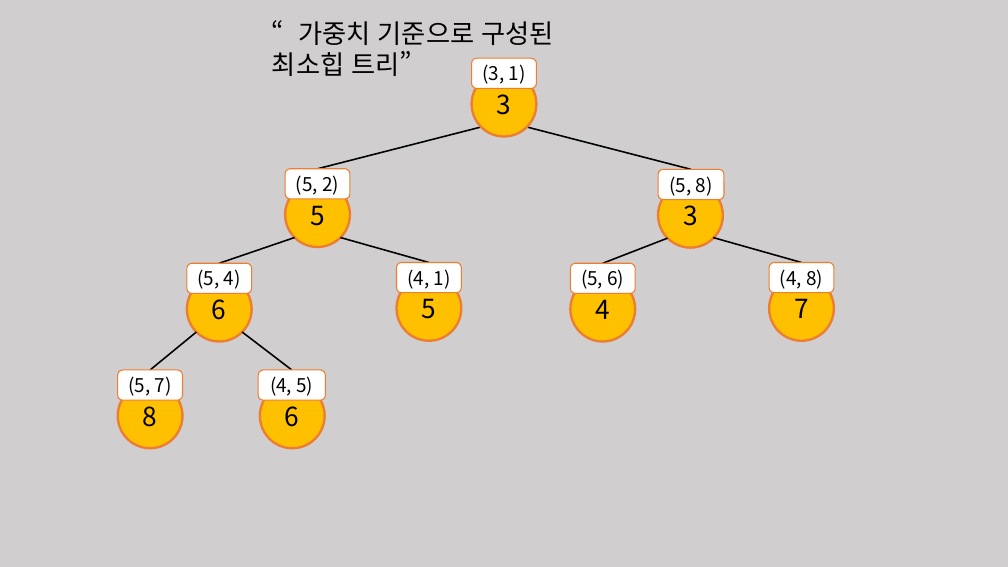
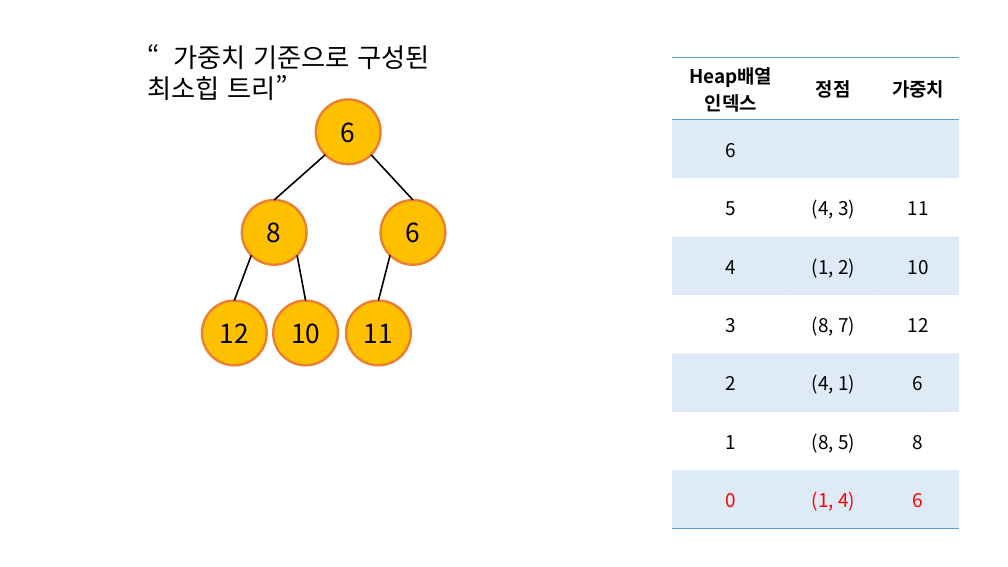
Before and after one commit to comedu20/graph_algorithm, a slide deck: slide 16 of 예제 5_5번/프리젠테이션3.pptx. Drawn at 1008x567 pixels with LibreOffice and Linux fonts; fonts in the diff are those of the drawing. Boxes give left, top, right and bottom in pixels: in the first picture for what was removed or moved away, otherwise in the second. Text is boxed around its words. In the diff, an @@ line names an element or a change of style, - is before the commit and + after.

```diff
--- a/예제 5_5번/프리젠테이션3.pptx
+++ b/예제 5_5번/프리젠테이션3.pptx
@@ background #D0CECE to #FFFFFF @@
@@ text "“가중치 기준으로 구성된 최소힙 트리”": place and size @@
-text "“가중치 기준으로 구성된 최소힙 트리”" at <box>272,21,554,76</box>
+text "“가중치 기준으로 구성된 최소힙 트리”" at <box>147,45,429,100</box>
@@ rounded rectangle removed at <box>472,58,537,88</box> @@
-(3, 1)
@@ table added at <box>672,57,959,521</box>, 8 rows, 3 columns @@
+Heap배열 / 인덱스 | 정점 | 가중치
+6 |  | 
+5 | (4, 3) | 11
+4 | (1, 2) | 10
+3 | (8, 7) | 12
+2 | (4, 1) | 6
+1 | (8, 5) | 8
+0 | (1, 4) | 6
@@ ellipse removed at <box>472,72,537,137</box> @@
-3
@@ ellipse "6": place and size @@
-ellipse "6" at <box>187,277,252,342</box>
+ellipse "6" at <box>316,100,381,165</box>
@@ line removed from (527, 127) to (691, 169) @@
@@ line moved from (242, 332) - (292, 370) to (325, 155) - (274, 200) @@
@@ rounded rectangle removed at <box>285,169,350,199</box> @@
-(5, 2)
@@ line moved from (481, 127) - (318, 169) to (371, 155) - (413, 200) @@
@@ rounded rectangle removed at <box>658,169,724,200</box> @@
-(5, 8)
@@ ellipse "8": place and size @@
-ellipse "8" at <box>118,383,183,448</box>
+ellipse "8" at <box>242,200,307,265</box>
@@ ellipse removed at <box>285,182,350,247</box> @@
-5
@@ ellipse "6": place and size @@
-ellipse "6" at <box>260,383,325,448</box>
+ellipse "6" at <box>380,200,445,265</box>
@@ ellipse removed at <box>658,183,723,248</box> @@
-3
@@ line removed from (668, 238) to (603, 263) @@
@@ line removed from (713, 237) to (802, 262) @@
@@ rounded rectangle removed at <box>187,263,252,293</box> @@
-(5, 4)
@@ line moved from (295, 237) - (219, 263) to (251, 256) - (234, 301) @@
@@ line added from (297, 256) to (306, 301), #000000 1.5 pt @@
@@ line moved from (340, 237) - (429, 262) to (390, 256) - (379, 301) @@
@@ rounded rectangle removed at <box>397,262,462,293</box> @@
-(4, 1)
@@ rounded rectangle removed at <box>570,263,635,293</box> @@
-(5, 6)
@@ rounded rectangle removed at <box>769,262,834,293</box> @@
-(4, 8)
@@ ellipse removed at <box>397,276,462,341</box> @@
-5
@@ ellipse removed at <box>570,277,635,342</box> @@
-4
@@ ellipse removed at <box>769,276,834,341</box> @@
-7
@@ ellipse added at <box>202,301,267,366</box>, fill #FFC000, outline #ED7D31 2.25 pt, 25 pt, text #000000 @@
+12
@@ ellipse added at <box>273,301,338,366</box>, fill #FFC000, outline #ED7D31 2.25 pt, 25 pt, text #000000 @@
+10
@@ ellipse added at <box>346,301,411,366</box>, fill #FFC000, outline #ED7D31 2.25 pt, 25 pt, text #000000 @@
+11
@@ line removed from (197, 332) to (150, 370) @@
@@ rounded rectangle removed at <box>118,370,183,400</box> @@
-(5, 7)
@@ rounded rectangle removed at <box>259,370,326,400</box> @@
-(4, 5)
```
Also in this commit, not shown: 26 other slides changed, 1 slide added, 1 slide removed, 38 other files.
